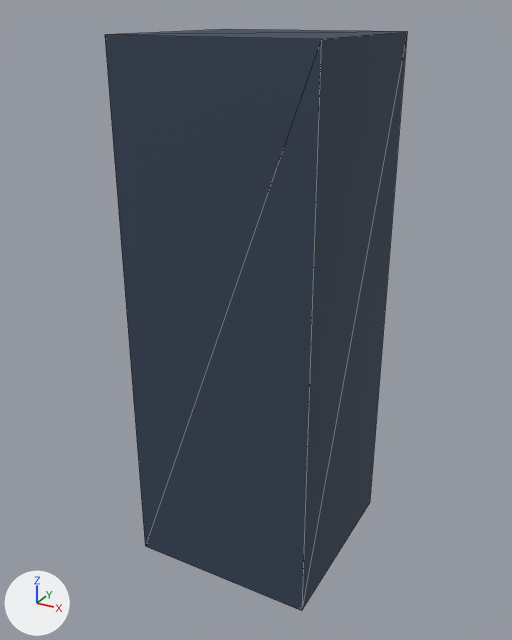
Renders of the glTF model public/assets/models/interiors/interior_speaker_stack_01.glb from each side of a commit.
Before and after are seen from a 50 mm lens placed at (1.3, -2.43, 2.28), pointed at (-0.02, -0.02, 1.08). The lights are fixed; the arrows at lower left show +X, +Y and +Z. The picture after the commit comes second. Mesh edges are drawn as thin lines. Where no turn or scale is listed for an object, it has been applied to the vertices. Vertices at exactly the same position are counted once.
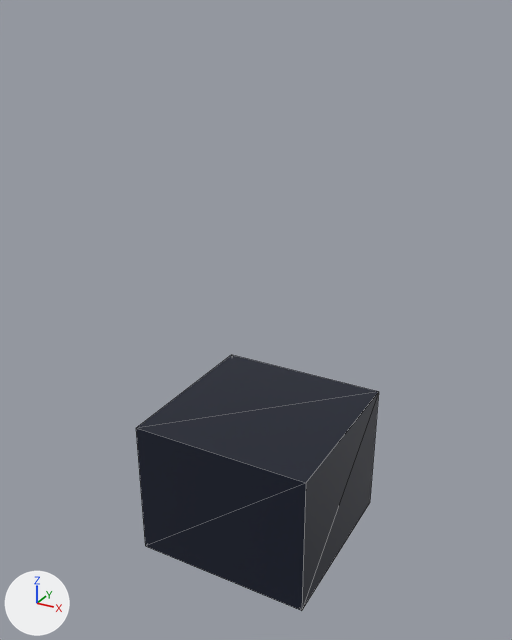
The newer file is also rescaled (x1.25) as a whole; pictures and numbers use the older file's frame.

Location of each change, [x1, y1, x2, y2] in pixels of the pictures (512 x 640 px):
'Mesh_0', recoloured, surface changed, rescaled (dark blue to black, 19% narrower, 56% shorter)
    before: [105, 29, 407, 611]
    after: [136, 355, 379, 611]

What the commit changed:
In material 'Material_0' (mat_material_0), roughness goes from 0.8 to 0.5.
Material 'Material_0' (mat_material_0) changes colour from dark blue #334155 to black #0f172a; in linear values from (0.0331, 0.0529, 0.0908) to (0.00478, 0.00857, 0.0232).
me_mesh_0 is used by ob_mesh_0; location (0.0, 0.0, 1.1).
me_mesh_0 had 8 vertices, 12 faces and spanned x -0.4..0.4, y -0.4..0.4, z -1.1..1.1.
me_mesh_0 now has 8 vertices, 12 faces and spans x -0.4..0.4, y -0.4..0.4, z -1.1..-0.46.
me_mesh_0 part 1: the whole mesh is scaled about its middle by (1, 1, 0.291), then moved by (0.0, 0.0, -0.78).
